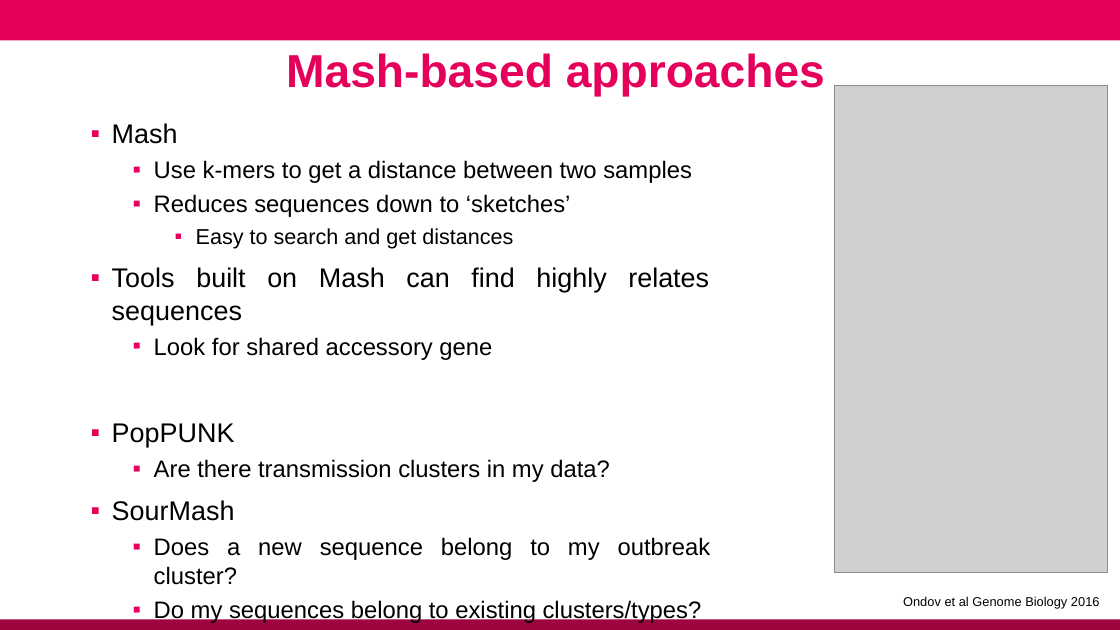
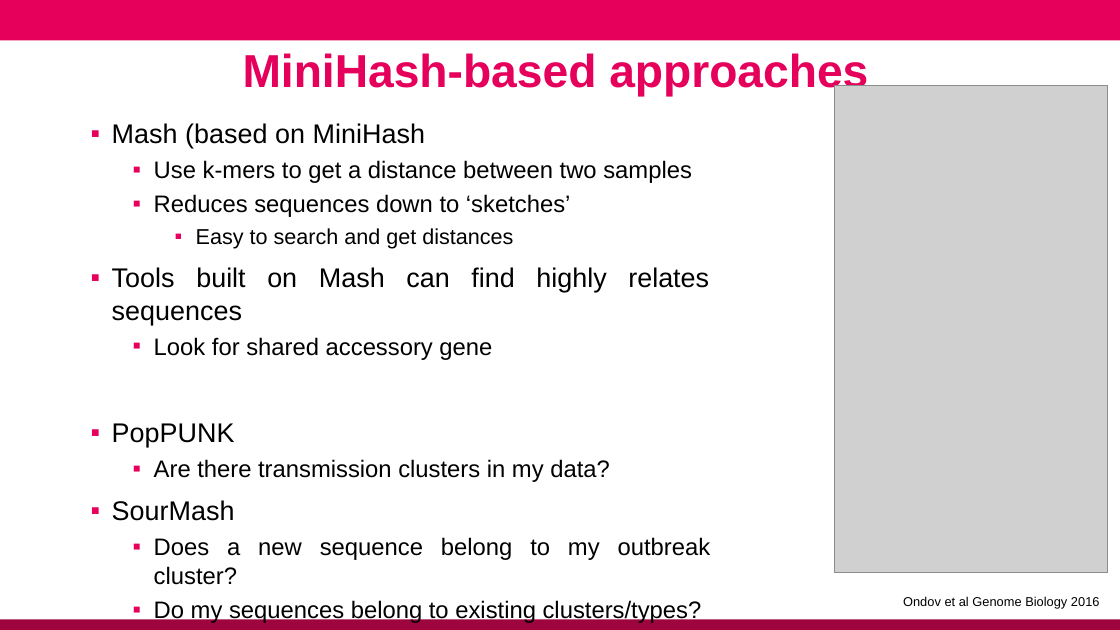
Before and after one commit to conmeehan/conmeehan.github.io, a slide deck: slide 13 of PathogenDataCourse/SlideSets/StrainTypingAndGenEpi.pptx. Drawn at 1120x630 pixels with LibreOffice and Linux fonts; fonts in the diff are those of the drawing; grey boxes stand for pictures; background and template pictures are left out. Boxes give left, top, right and bottom in pixels: in the first picture for what was removed or moved away, otherwise in the second. Text is boxed around its words. In the diff, an @@ line names an element or a change of style, - is before the commit and + after.

```diff
--- a/PathogenDataCourse/SlideSets/StrainTypingAndGenEpi.pptx
+++ b/PathogenDataCourse/SlideSets/StrainTypingAndGenEpi.pptx
@@ text at [243,53,868,96]: text changed @@
-Mash-based approaches
+MiniHash-based approaches
@@ text at [112,123,425,148]: text changed @@
-▪ Mash
+▪ Mash (based on MiniHash
```
Also in this commit, not shown: 4 other files.
